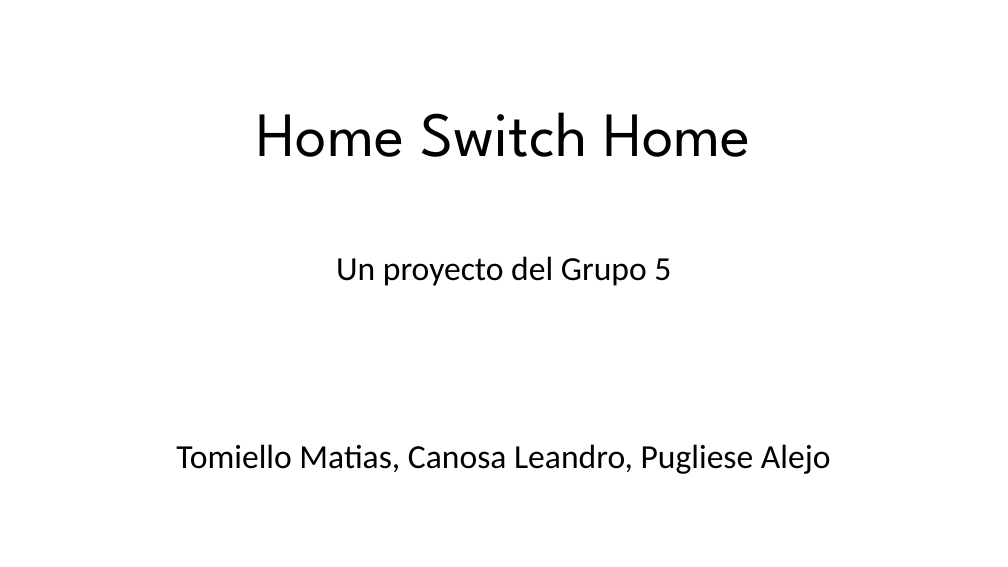
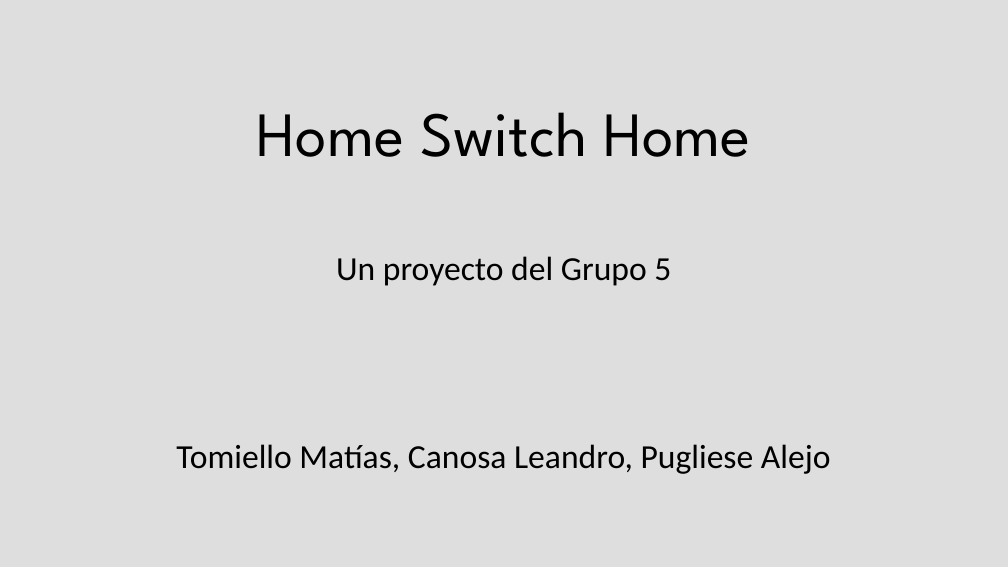
Before and after one commit to CanosaLeandro/Ing-de-Software---Grupo-5, a slide deck: slide 1 of Home Switch Home.pptx. Drawn at 1008x567 pixels with LibreOffice and Linux fonts; fonts in the diff are those of the drawing. Boxes give left, top, right and bottom in pixels: in the first picture for what was removed or moved away, otherwise in the second. Text is boxed around its words. In the diff, an @@ line names an element or a change of style, - is before the commit and + after.

```diff
--- a/Home Switch Home.pptx
+++ b/Home Switch Home.pptx
@@ background #FFFFFF to #DEDEDE @@
@@ subtitle at (176, 444, 831, 474): text changed @@
-Tomiello Matias, Canosa Leandro, Pugliese Alejo
+Tomiello Matías, Canosa Leandro, Pugliese Alejo
```
Also in this commit, not shown: 5 other slides changed, 1 slide removed.
